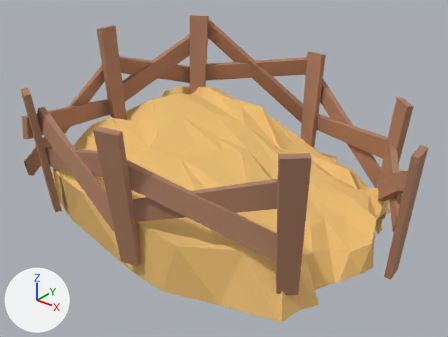
What one commit did to the FBX model Assets/Game/Models/GRANJA.FBX.
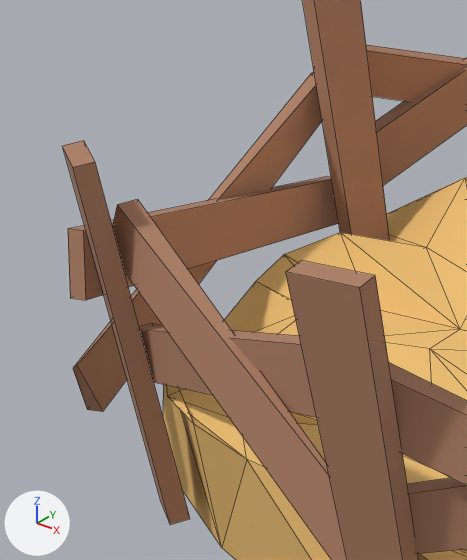
Each version appears first whole from a camera (50 mm lens) standing at (0.104, -2.892, 5.737) and looking at (-1.082, -1.41, 4.819), and next in a close-up on the part from 0% to 34% of the width and 12% to 66% of the height. Every picture has the same lights, and +X, +Y and +Z are marked at lower left. The close-ups show mesh edges as thin lines. Where no turn or scale is listed for an object, it has been applied to the vertices.

Before the edit, the objects in view are built like this:
```python
me_mesh = bpy.data.meshes.new('Mesh')
me_mesh.from_pydata(...)  # 176 vertices, 132 faces; spans x -1.713..-0.424, y -1.966..-0.78, z 4.627..5.208
me_mesh.materials.append(mat_material__71)  # brown #ad7e63
# before: 124 (-1.583, -1.843, 4.86) at pixel (76, 365), 125 (-1.584, -1.848, 4.858) at pixel (72, 368), 126 (-1.581, -1.821, 4.796) at pixel (102, 411), 127 (-1.602, -1.826, 4.794) at pixel (87, 409)
me_mesh_001 = bpy.data.meshes.new('Mesh.001')
me_mesh_001.from_pydata(...)  # 169 vertices, 283 faces; spans x -1.721..-0.524, y -1.896..-0.771, z 4.542..4.938
me_mesh_001.materials.append(mat_material__98)  # orange #f0c273
ob_object006 = bpy.data.objects.new('Object006', me_mesh)
ob_object006.location = (0.0, 0.0, 0.0)
ob_object009 = bpy.data.objects.new('Object009', me_mesh_001)
ob_object009.location = (0.0, 0.0, 0.0)
```
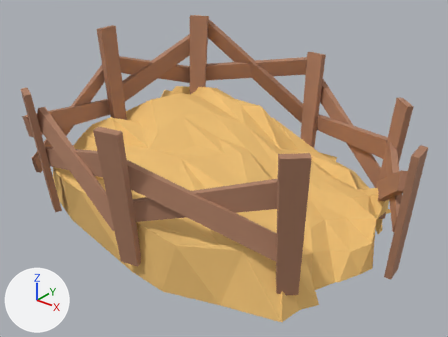
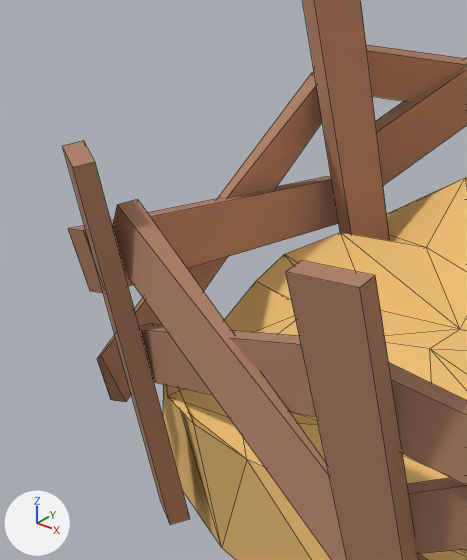
Where the newer file only moved an object's origin or applied its transform, the numbers keep the older frame.

Patch to the scene script:
```diff
--- a/Assets/Game/Models/GRANJA.FBX.py
+++ b/Assets/Game/Models/GRANJA.FBX.py
@@ me_mesh @@
 me_mesh.from_pydata(...)  # 176 vertices, 132 faces; spans x -1.713..-0.424, y -1.966..-0.78, z 4.627..5.208
 # used by ob_object006; location = (0.0, 0.0, 0.0)
-me_mesh.vertices[118].co = (-1.568, -1.848, 4.944)  # pixel (70, 298)
-me_mesh.vertices[119].co = (-1.547, -1.843, 4.946)  # pixel (85, 300)
+# me_mesh part 1
+for i in [*range(124, 128)]: me_mesh.vertices[i].co += Vector((0.0, 0.031, 0.0))
+me_mesh.vertices[118].co = (-1.568, -1.823, 4.944)  # pixel (89, 290)
+me_mesh.vertices[119].co = (-1.547, -1.819, 4.946)
 me_mesh.materials.append(mat_material__71)
```

Where the change shows, as pixel boxes (x1, y1, x2, y2) in the close-ups (467 x 560 px; the box of a moved part takes in the faces that stretch with it):
part 1 of me_mesh, moved or reshaped: before (68, 73, 339, 412); after (68, 73, 339, 402)
